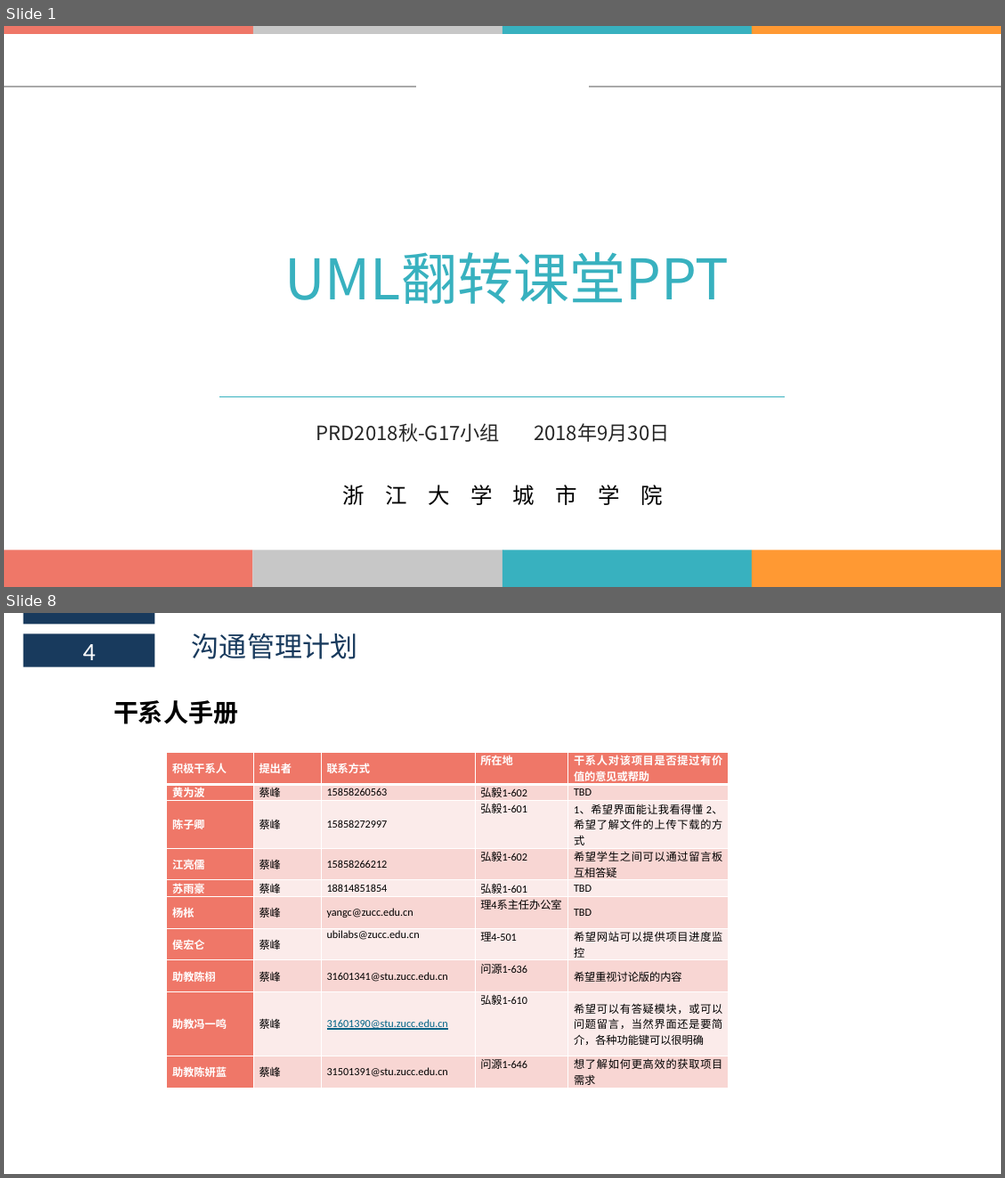
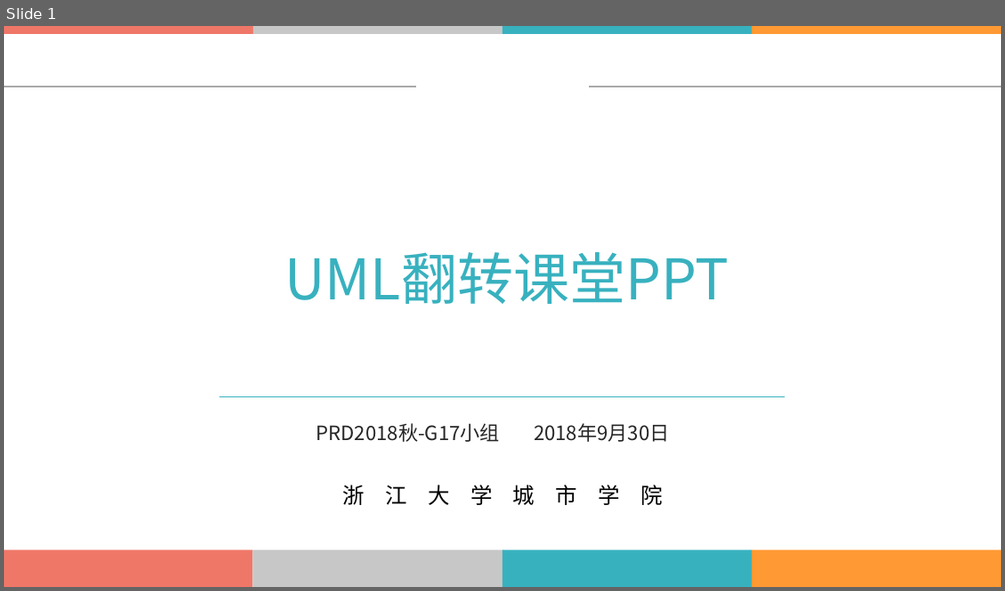
Before and after one commit to boboHh/AssistantTeaching, a slide deck: 非受控文档/01-江亮儒/PRD2018-G11-UML图.pptx. Shown one above the other, each under a label of ours: slides 1 and 8 before the commit, slide 1 after it; the slides between them are not shown. The pictures are 1005x1178 and 1005x591 pixels, drawn with LibreOffice and Linux fonts; fonts in the diff are those of the drawing; background and template pictures are left out. Boxes give left, top, right and bottom in pixels: in the first picture for what was removed or moved away, otherwise in the second. Text is boxed around its words. In the diff, an @@ line names an element or a change of style, - is before the commit and + after.

Commit message:
上传UML图PPT的初步编写

```diff
--- a/非受控文档/01-江亮儒/PRD2018-G11-UML图.pptx
+++ b/非受控文档/01-江亮儒/PRD2018-G11-UML图.pptx
@@ slide 8 removed at [4,613,1001,1174], background #FFFFFF @@
@@ rectangle removed at [24,613,155,625] @@
@@ rectangle removed at [24,634,155,666] @@
-4
@@ text removed at [192,633,357,659] @@
-沟通管理计划
@@ text removed at [113,700,238,724] @@
-  干系人手册
@@ table removed at [167,752,728,1088], 10 rows, 5 columns @@
-积极干系人 | 提出者 | 联系方式 | 所在地 | 干系人对该项目是否提过有价值的意见或帮助
-黄为波 | 蔡峰 | 15858260563 | 弘毅1-602 | TBD
-陈子卿 | 蔡峰 | 15858272997 | 弘毅1-601 | 1、希望界面能让我看得懂 2、希望了解文件的上传下载的方式
-江亮儒 | 蔡峰 | 15858266212 | 弘毅1-602 | 希望学生之间可以通过留言板互相答疑
-苏雨豪 | 蔡峰 | 18814851854 | 弘毅1-601 | TBD
-杨枨 | 蔡峰 | yangc@zucc.edu.cn | 理4系主任办公室 | TBD
-侯宏仑 | 蔡峰 | ubilabs@zucc.edu.cn | 理4-501 | 希望网站可以提供项目进度监控
-助教陈栩 | 蔡峰 | 31601341@stu.zucc.edu.cn | 问源1-636 | 希望重视讨论版的内容
-助教冯一鸣 | 蔡峰 | 31601390@stu.zucc.edu.cn | 弘毅1-610 | 希望可以有答疑模块，或可以问题留言，当然界面还是要简介，各种功能键可以很明确
-助教陈妍蓝 | 蔡峰 | 31501391@stu.zucc.edu.cn | 问源1-646 | 想了解如何更高效的获取项目需求
```
Also in this commit, not shown: 2 slides changed, 22 slides added, 14 other slides removed, 1 other file.
